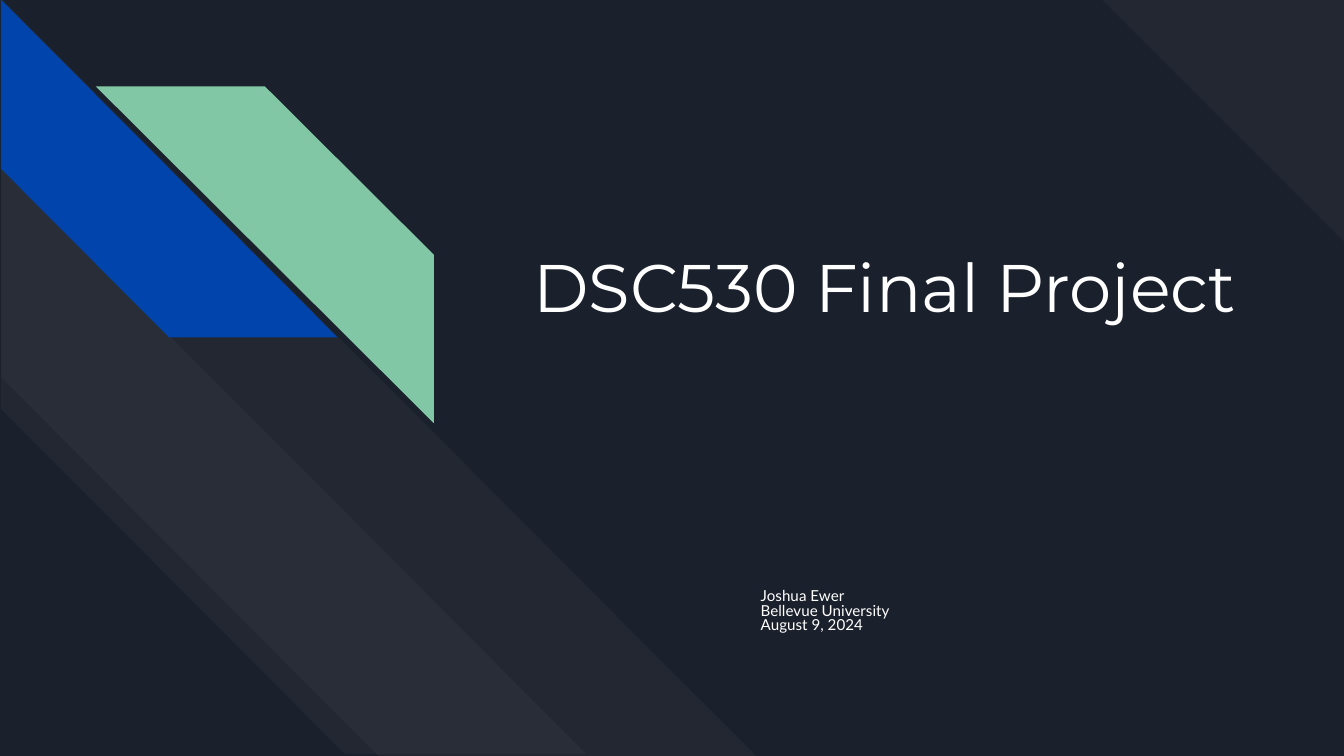
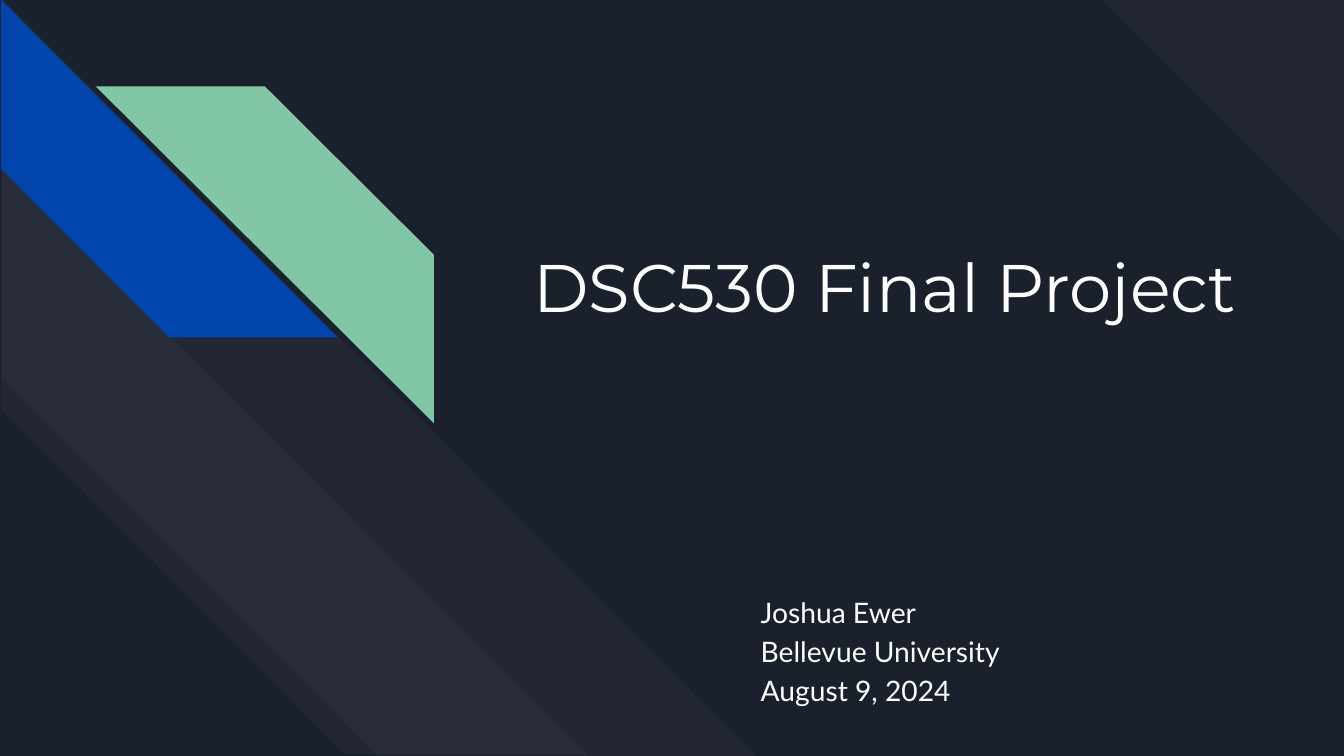
Before and after one commit to jewer/EwerDSC530FinalProject, a slide deck: slide 1 of EwerDSC530FinalProject.pptx. Drawn at 1344x756 pixels with LibreOffice and Linux fonts; fonts in the diff are those of the drawing. Boxes give left, top, right and bottom in pixels: in the first picture for what was removed or moved away, otherwise in the second. Text is boxed around its words. In the diff, an @@ line names an element or a change of style, - is before the commit and + after.

```diff
--- a/EwerDSC530FinalProject.pptx
+++ b/EwerDSC530FinalProject.pptx
@@ subtitle "Joshua Ewer" at <box>761,602,1000,706</box>: size 8.1 to 15.1 pt; line spacing 0.8 to 1.15 @@
```
Also in this commit, not shown: 4 other slides changed, 5 slides added, 7 slides removed, 8 other files.
